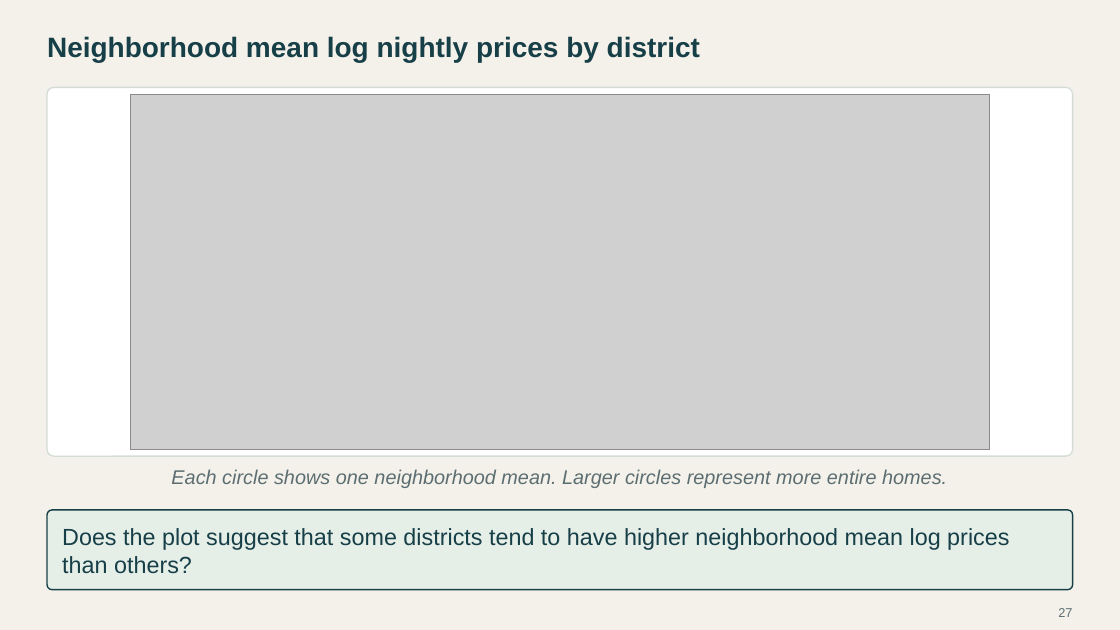
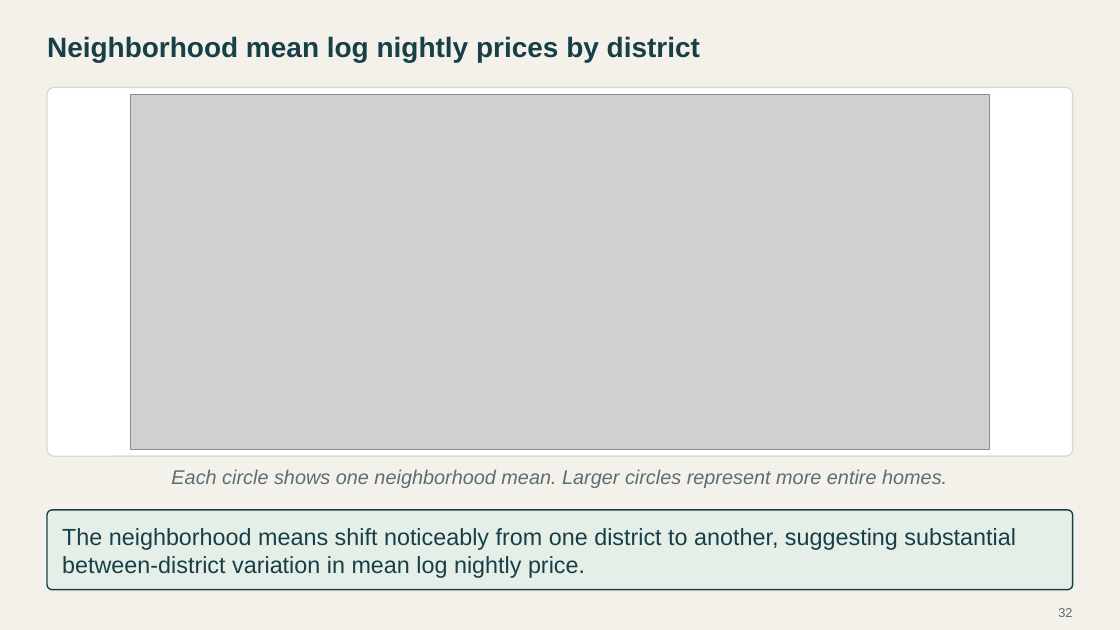
Before and after one commit to Postmus/BeyondMLR, a slide deck: slide 32 of lectures_2627/week3/Beyond_MLR_Week_3.pptx (slide 27 before the commit). Drawn at 1120x630 pixels with LibreOffice and Linux fonts; fonts in the diff are those of the drawing; grey boxes stand for pictures. Boxes give left, top, right and bottom in pixels: in the first picture for what was removed or moved away, otherwise in the second. Text is boxed around its words. In the diff, an @@ line names an element or a change of style, - is before the commit and + after.

```diff
--- a/lectures_2627/week3/Beyond_MLR_Week_3.pptx
+++ b/lectures_2627/week3/Beyond_MLR_Week_3.pptx
@@ text at (62, 528, 1016, 578): text changed @@
-Does the plot suggest that some districts tend to have higher neighborhood mean log prices than others?
+The neighborhood means shift noticeably from one district to another, suggesting substantial between-district variation in mean log nightly price.
@@ page number at (1058, 608, 1072, 617): text changed @@
-27
+32
```
Also in this commit, not shown: 6 other slides changed, 6 slides added, 1 slide removed, 21 other files.
